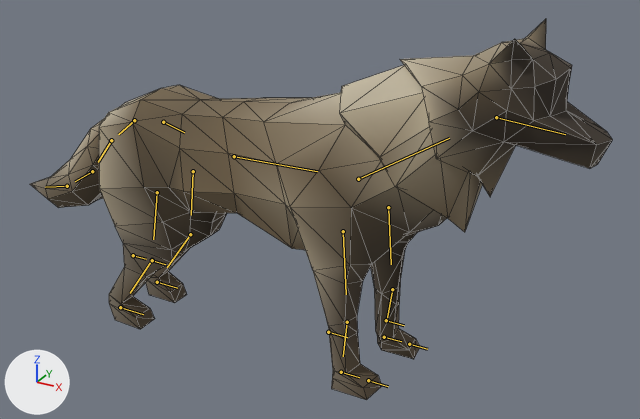
The glTF model assets/models/criaturas/lobo/lobo.glb, before and after one commit.
One viewpoint serves both versions: a camera (50 mm lens) standing at (6.21, -10.15, 7.56) and looking at (0.18, 0.82, 2.08). The axes (+X, +Y, +Z) are drawn at lower left. The lights are the same throughout. The first picture is the older version. Both versions are drawn at frame 6 of the action 'Run'; the numbers are the values there. The bones that change, and the others that lie on the model, are drawn over the model as lines. Mesh edges are drawn as thin lines.

In view in the first picture: 'Wolf'.
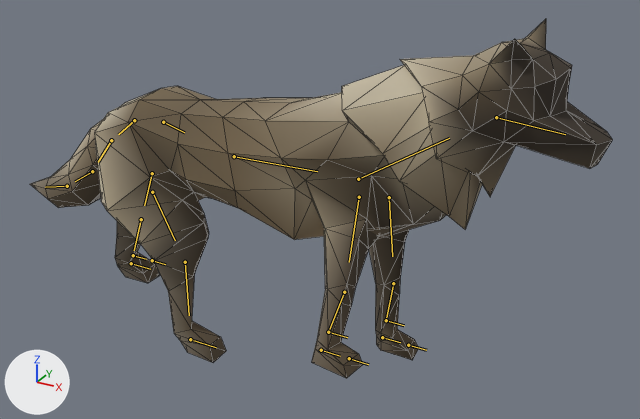
Location of each change, (x1, y1, x2, y2) in pixels of the pictures (640 x 419 px):
'Wolf', posed
    before: (30, 19, 612, 400)
    after: (30, 19, 612, 378)
bone 'Bone.014', root to tip
    before: (343, 231) to (346, 294)
    after: (359, 197) to (349, 262)
bone 'Bone.015', root to tip
    before: (347, 322) to (343, 356)
    after: (344, 292) to (328, 332)
bone 'Bone.016', root to tip
    before: (341, 372) to (359, 377)
    after: (321, 350) to (340, 356)
bone 'Bone.017', root to tip
    before: (388, 207) to (391, 264)
    after: (389, 197) to (392, 256)
bone 'Bone.018', root to tip
    before: (392, 289) to (386, 322)
    after: (393, 283) to (386, 320)
bone 'Bone.019', root to tip
    before: (384, 337) to (401, 341)
    after: (382, 337) to (400, 342)
bone 'Bone.008', root to tip
    before: (193, 171) to (191, 215)
    after: (152, 173) to (144, 205)
bone 'Bone.009', root to tip
    before: (190, 234) to (167, 267)
    after: (141, 219) to (134, 250)
bone 'Bone.010', root to tip
    before: (157, 282) to (177, 288)
    after: (131, 263) to (150, 269)
bone 'Bone.011', root to tip
    before: (157, 192) to (153, 239)
    after: (152, 192) to (175, 240)
bone 'Bone.012', root to tip
    before: (152, 260) to (130, 293)
    after: (185, 262) to (189, 315)
bone 'Bone.013', root to tip
    before: (120, 307) to (143, 314)
    after: (190, 339) to (216, 347)

What the commit changed:
Bone 'Bone.014' (bone_bone_014) moves from (0.0, 0.01, 0.0) to (-0.15, -0.09, 0.63).
Bone 'Bone.014' (bone_bone_014) turns from (0, 0, 0) to (-29, -9, 3) degrees about its own x, y and z.
Bone 'Bone.015' (bone_bone_015) turns from (0, 0, 0) to (-5, 0, 2) degrees about its own x, y and z.
Bone 'Bone.016' (bone_bone_016) turns from (0, 0, 0) to (0, 35, -8) degrees about its own x, y and z.
Bone 'Bone.017' (bone_bone_017) moves from (-0.01, 0.16, 0.0) to (-0.28, 0.3, 0.56).
Bone 'Bone.017' (bone_bone_017) turns from (0, 0, 0) to (-20, -11, -7) degrees about its own x, y and z.
Bone 'Bone.018' (bone_bone_018) turns from (0, 0, 0) to (-3, 0, 3) degrees about its own x, y and z.
Bone 'Bone.019' (bone_bone_019) turns from (0, 0, 0) to (-8, 24, -10) degrees about its own x, y and z.
Bone 'Bone.008' (bone_bone_008) moves from (-0.01, 0.2, -0.07) to (-0.27, 0.26, 0.31).
Bone 'Bone.008' (bone_bone_008) turns from (0, 0, 0) to (19, -13, -15) degrees about its own x, y and z.
Bone 'Bone.009' (bone_bone_009) turns from (0, 0, 0) to (-26, 1, -7) degrees about its own x, y and z.
Bone 'Bone.010' (bone_bone_010) turns from (0, 0, 0) to (-8, -22, -3) degrees about its own x, y and z.
Bone 'Bone.011' (bone_bone_011) moves from (0.07, 0.19, -0.1) to (-0.03, 0.15, -0.11).
Bone 'Bone.011' (bone_bone_011) turns from (0, 0, 0) to (-36, -33, 15) degrees about its own x, y and z.
Bone 'Bone.012' (bone_bone_012) turns from (0, 0, 0) to (-6, 0, -1) degrees about its own x, y and z.
Bone 'Bone.013' (bone_bone_013) turns from (0, 0, 0) to (-34, -15, -32) degrees about its own x, y and z.
